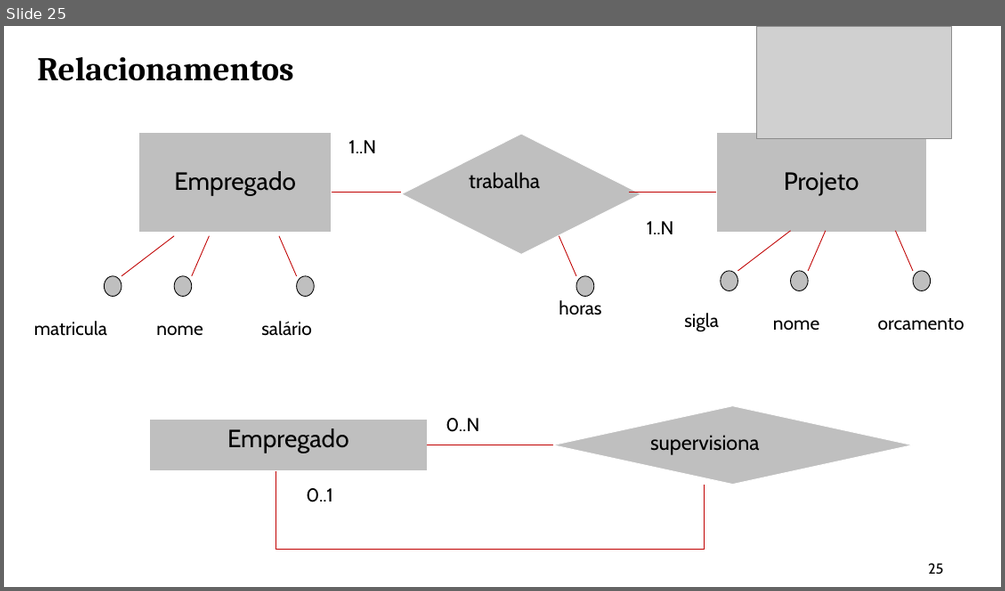
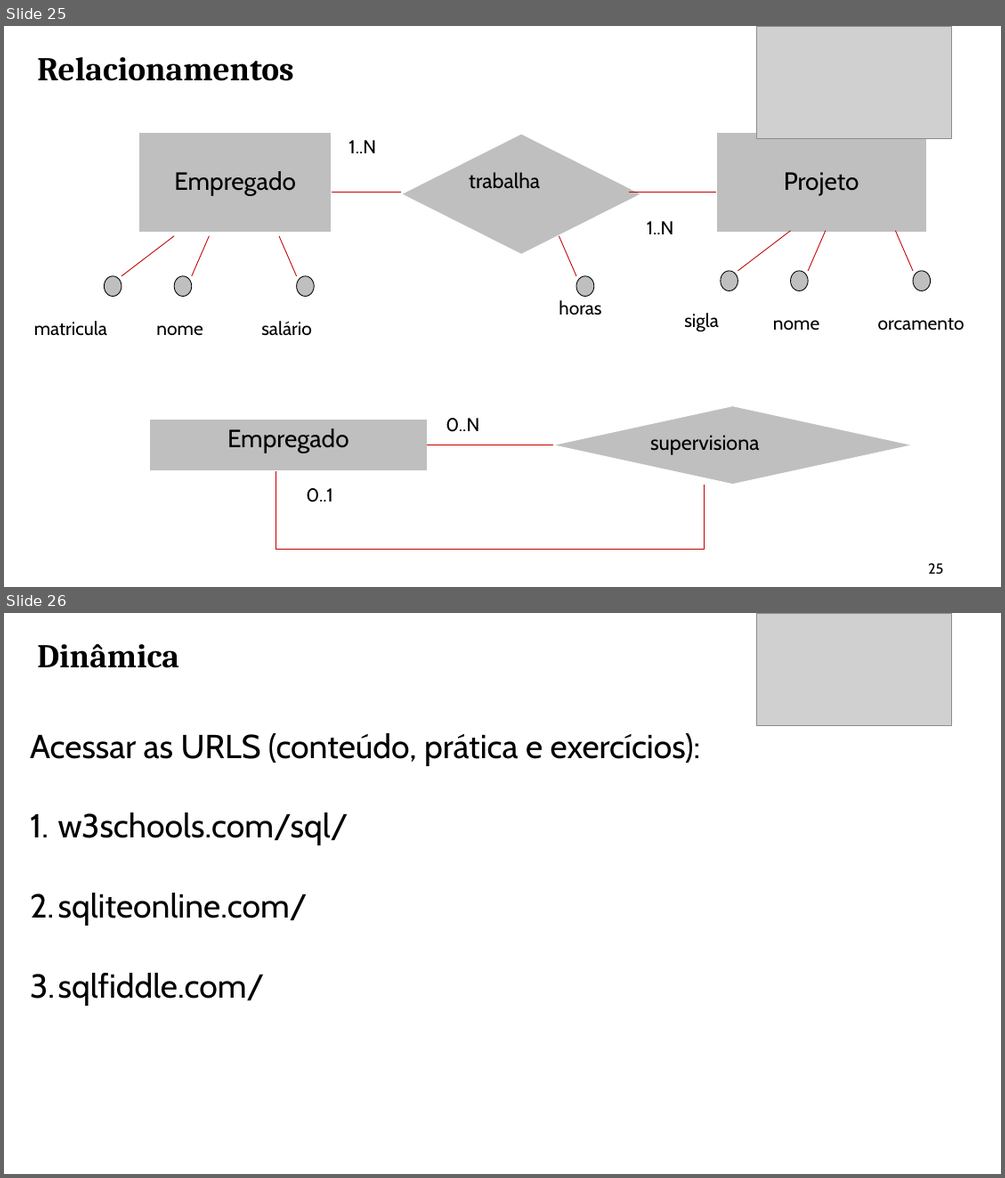
Before and after one commit to CloudEducationBrazil/WydenBancoDados, a slide deck: 01 Classes/Aula01- BD.pptx. Shown one above the other, each under a label of ours: slide 25 before the commit, slides 25 and 26 after it. The pictures are 1005x591 and 1005x1178 pixels, drawn with LibreOffice and Linux fonts; fonts in the diff are those of the drawing; grey boxes stand for pictures. Boxes give left, top, right and bottom in pixels: in the first picture for what was removed or moved away, otherwise in the second. Text is boxed around its words. In the diff, an @@ line names an element or a change of style, - is before the commit and + after.

Commit message:
aula 01 dinâmica

```diff
--- a/01 Classes/Aula01- BD.pptx
+++ b/01 Classes/Aula01- BD.pptx
@@ slide 26 added at bbox=[4, 613, 1001, 1174], background #FFFFFF @@
@@ picture added at bbox=[757, 613, 952, 725] @@
@@ text added at bbox=[37, 644, 179, 668], 32 pt, text #000000, bold @@
+Dinâmica
@@ text added at bbox=[30, 733, 701, 1005], 32 pt, text #000000 @@
+Acessar as URLS (conteúdo, prática e exercícios):
+1. w3schools.com/sql/
+2. sqliteonline.com/
+3. sqlfiddle.com/
```
